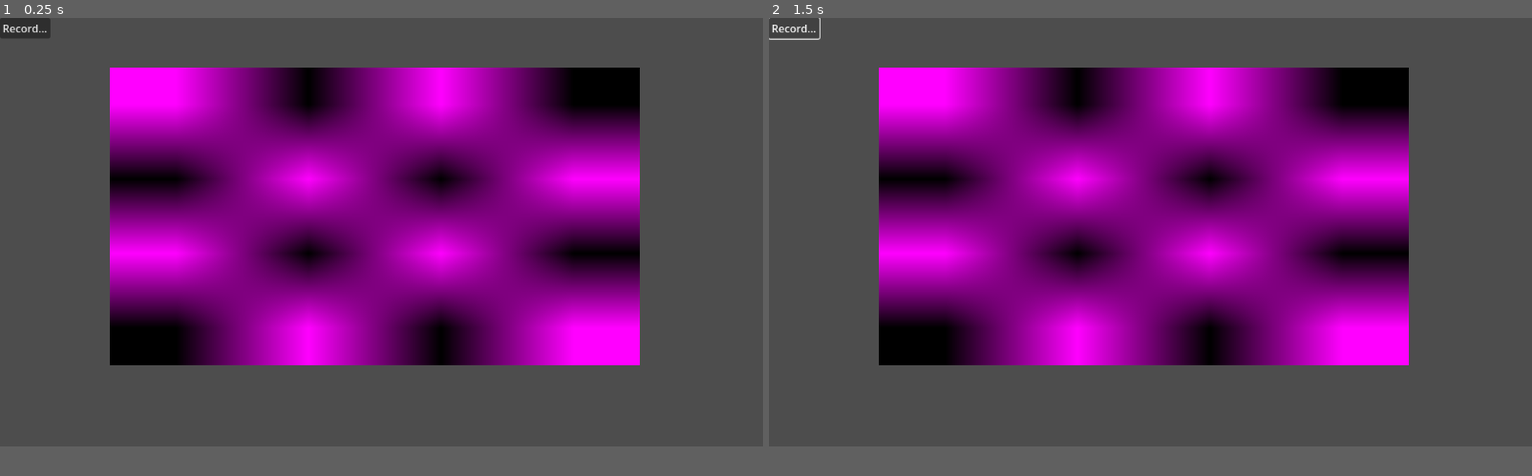
Above: before the commit, frames 1-2 (left to right).
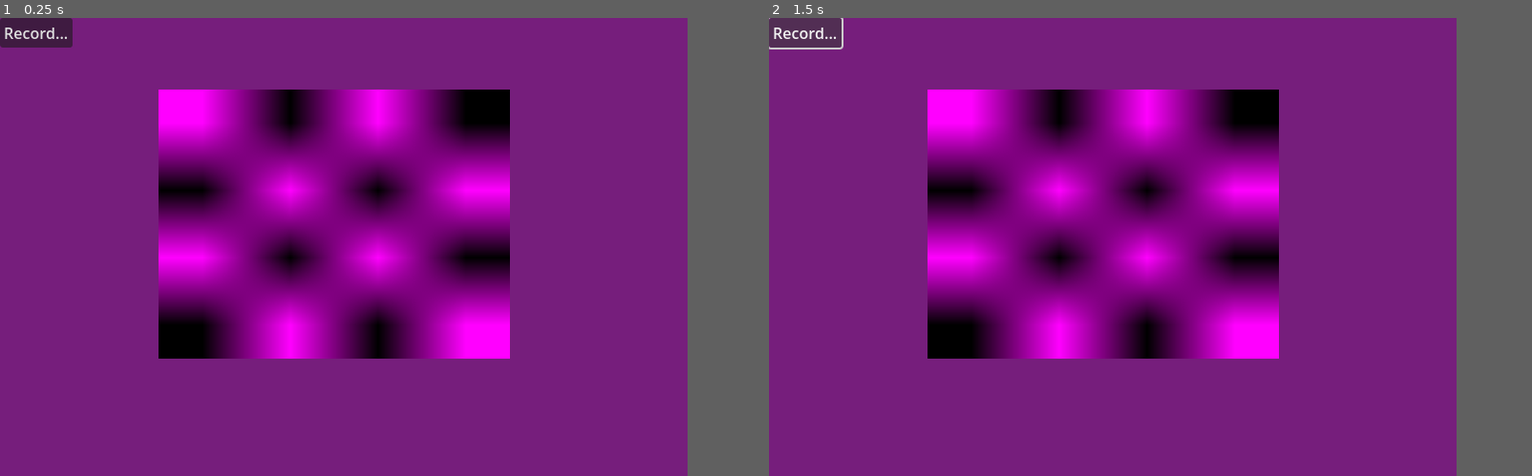
Above: after the commit, the same moments.

Repository: bezark/Monsters-Are-Attacking-the-City
Game: Godot game, scene res://SimpleRecorder.tscn
Same seed, same stepped clock (60 frames per second), same inputs: the game is played once before the commit and once after it.
Inputs:
- Up to frame 1 (0.25 s): no input
- Up to frame 2 (1.5 s): click "Record..." at 0.5 s; click "Record..." at 1.25 s
In our replay, the window is 799x449 before the commit and 720x480 after it. These sizes can differ from the game's own. Grey fills any space a smaller window leaves; there, only what the larger window draws over its background counts as a difference.

The runs differ from the first frame. In frame 1, 73% of the frame differs, in the area x 0-91%, y 0-94%; in frame 2, 73%.

Commit message:
Update project.godot

Diff:
--- a/monsters-attacking/project.godot
+++ b/monsters-attacking/project.godot
@@ -13,6 +13,7 @@
 config/name="MonstersAttacking"
 run/main_scene="uid://clviwfuarkpwl"
 config/features=PackedStringArray("4.4", "GL Compatibility")
+boot_splash/bg_color=Color(0.238534, 0.00113579, 0.271276, 1)
 config/icon="res://icon.svg"
 
 [audio]
@@ -21,7 +22,11 @@
 
 [display]
 
+window/size/viewport_width=720
+window/size/viewport_height=480
+window/size/mode=4
 window/size/always_on_top=true
+window/stretch/mode="viewport"
 
 [editor]
 
@@ -31,3 +36,4 @@
 
 renderer/rendering_method="gl_compatibility"
 renderer/rendering_method.mobile="gl_compatibility"
+environment/defaults/default_clear_color=Color(0.464353, 0.11678, 0.484874, 1)
